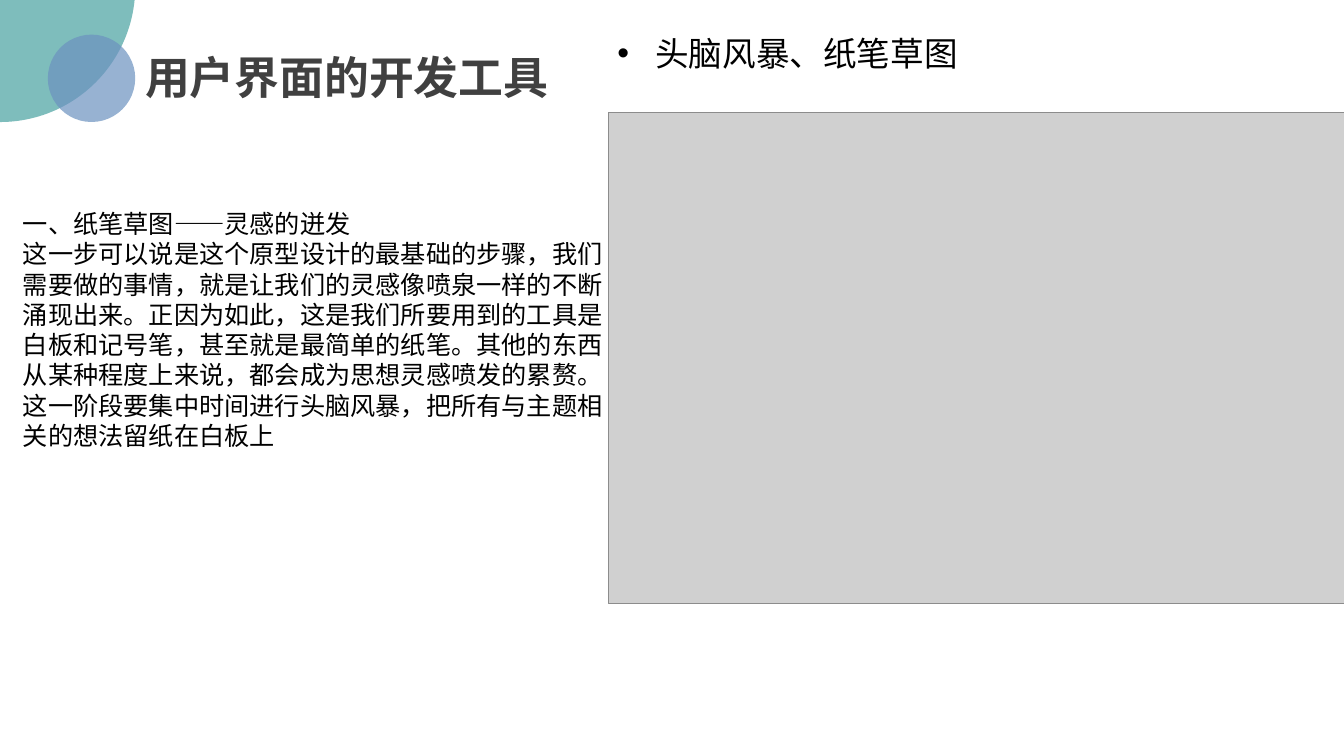
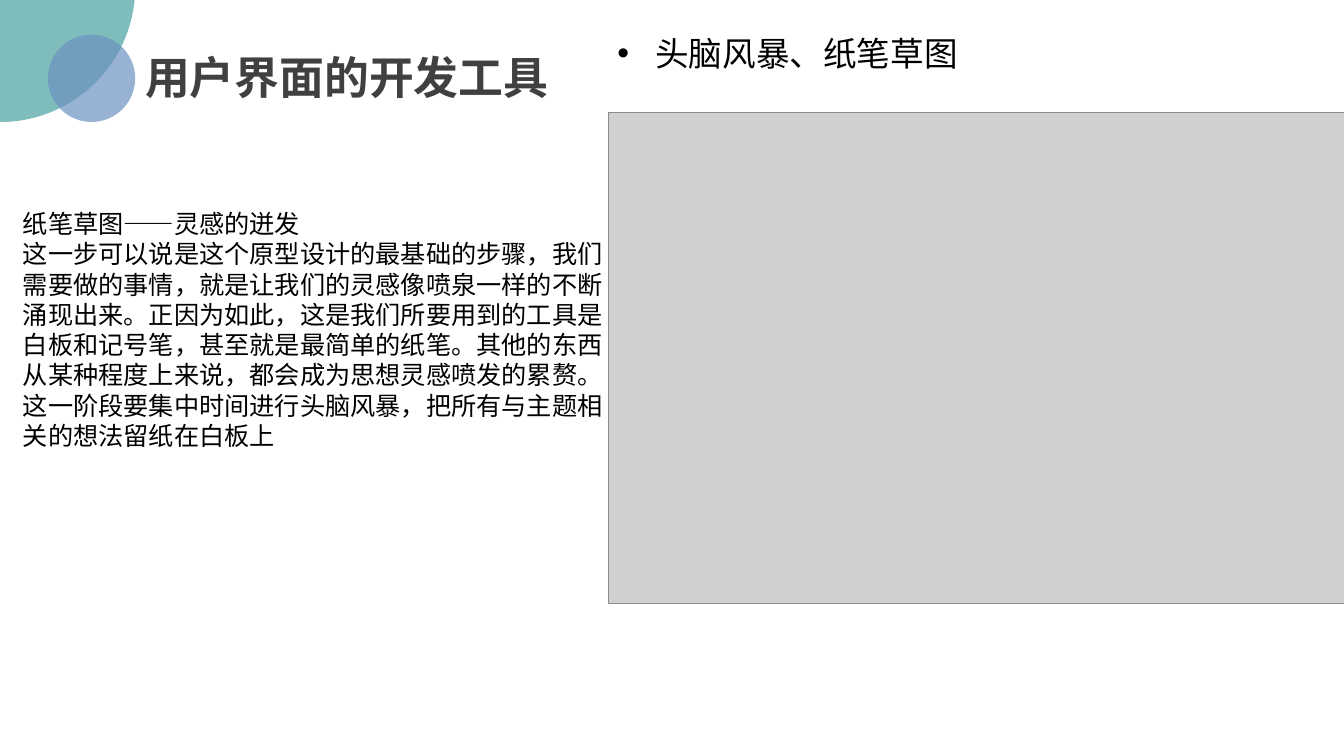
Before and after one commit to PRD2018/PRD2018-G15, a slide deck: slide 24 of 受控文档/02-其他任务/[PRD-15]UML基础二.pptx. Drawn at 1344x756 pixels with LibreOffice and Linux fonts; fonts in the diff are those of the drawing; grey boxes stand for pictures; background and template pictures are left out. Boxes give left, top, right and bottom in pixels: in the first picture for what was removed or moved away, otherwise in the second. Text is boxed around its words. In the diff, an @@ line names an element or a change of style, - is before the commit and + after.

```diff
--- a/受控文档/02-其他任务/[PRD-15]UML基础二.pptx
+++ b/受控文档/02-其他任务/[PRD-15]UML基础二.pptx
@@ text at (x1=23, y1=211, x2=300, y2=235): text changed @@
-一、纸笔草图——灵感的迸发
+纸笔草图——灵感的迸发
```
Also in this commit, not shown: 4 other slides changed, 3 slides removed.
